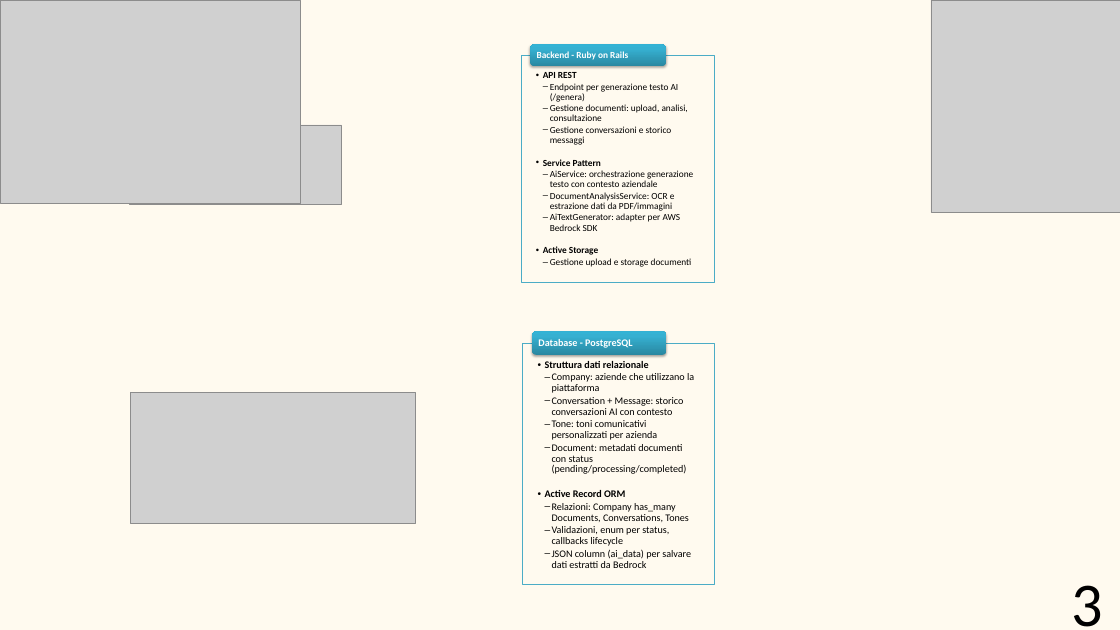
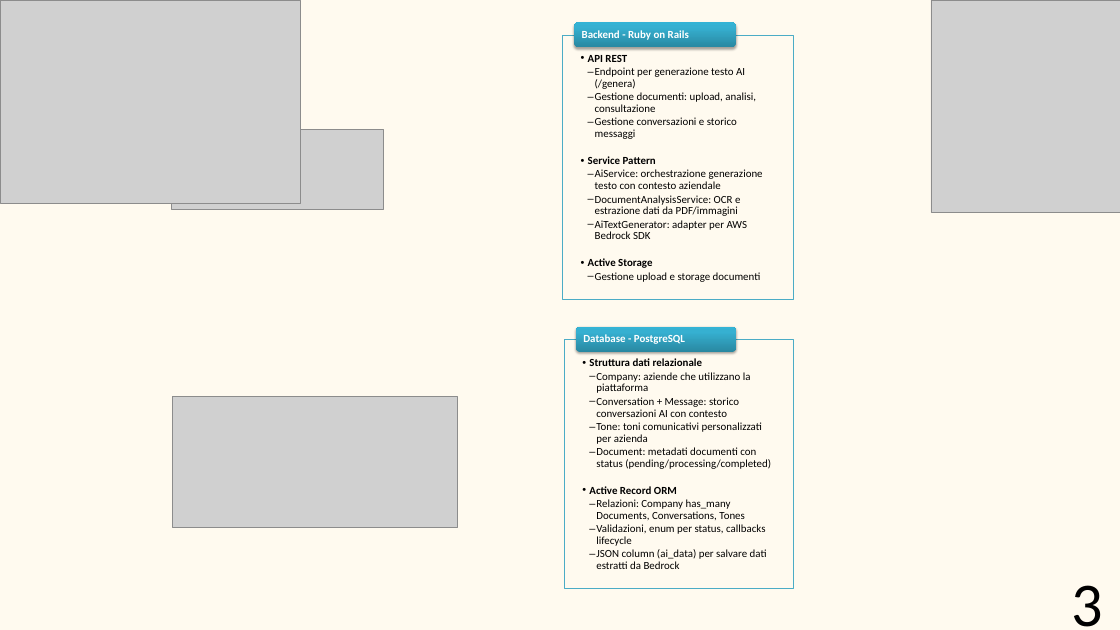
Before and after one commit to BugBustersUnipd/DocumentazioneSWE, a slide deck: slide 4 of RTB/TECNOLOGIE/Tecnologie.pptx. Drawn at 1120x630 pixels with LibreOffice and Linux fonts; fonts in the diff are those of the drawing; grey boxes stand for pictures. Boxes give left, top, right and bottom in pixels: in the first picture for what was removed or moved away, otherwise in the second. Text is boxed around its words. In the diff, an @@ line names an element or a change of style, - is before the commit and + after.

```diff
--- a/RTB/TECNOLOGIE/Tecnologie.pptx
+++ b/RTB/TECNOLOGIE/Tecnologie.pptx
@@ rounded rectangle: place and size @@
-rounded rectangle at (530, 44, 665, 66)
+rounded rectangle at (575, 22, 736, 48)
@@ text "Backend - Ruby on Rails" at (582, 30, 689, 40): size 12 to 14 pt @@
@@ text "Backend - Ruby on Rails": place and size @@
-text "Backend - Ruby on Rails" at (537, 51, 628, 60)
+text "Backend - Ruby on Rails" at (582, 30, 689, 40)
@@ text "API REST": place and size @@
-text "API REST" at (543, 72, 693, 267)
+text "API REST" at (588, 55, 763, 282)
@@ text "API REST" at (588, 55, 763, 282): size 12 to 14 pt @@
@@ rectangle: place and size @@
-rectangle at (521, 55, 714, 282)
+rectangle at (563, 35, 794, 300)
@@ picture: place and size @@
-picture at (130, 125, 342, 205)
+picture at (172, 129, 384, 209)
@@ rounded rectangle: place and size @@
-rounded rectangle at (532, 332, 666, 355)
+rounded rectangle at (576, 327, 736, 352)
@@ text "Database - PostgreSQL" at (583, 334, 685, 344): size 13 to 14 pt @@
@@ text "Database - PostgreSQL": place and size @@
-text "Database - PostgreSQL" at (538, 339, 632, 348)
+text "Database - PostgreSQL" at (583, 334, 685, 344)
@@ text "Struttura dati relazionale": place and size @@
-text "Struttura dati relazionale" at (545, 361, 694, 568)
+text "Struttura dati relazionale" at (589, 358, 771, 569)
@@ text "Struttura dati relazionale" at (589, 358, 771, 569): size 13 to 14 pt @@
@@ rectangle: place and size @@
-rectangle at (522, 343, 714, 584)
+rectangle at (564, 339, 793, 588)
@@ picture: place and size @@
-picture at (130, 393, 415, 523)
+picture at (172, 396, 457, 527)
```
Also in this commit, not shown: 1 other slide changed, 1 other file.
